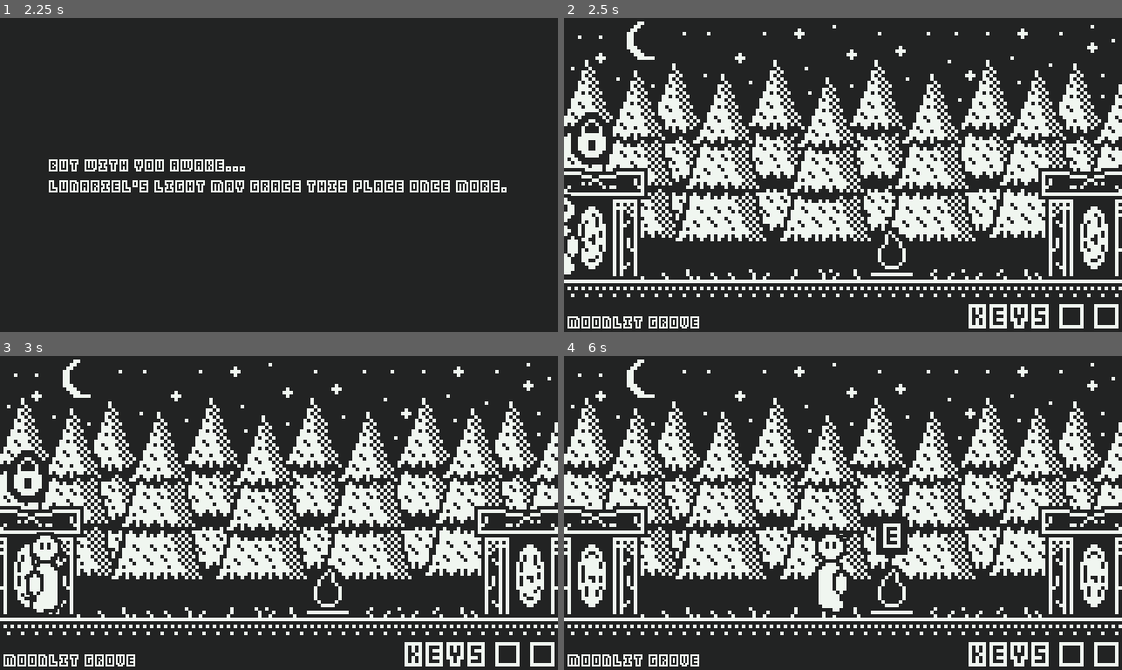
Above: before the commit, frames 1-4 (two rows, left to right).
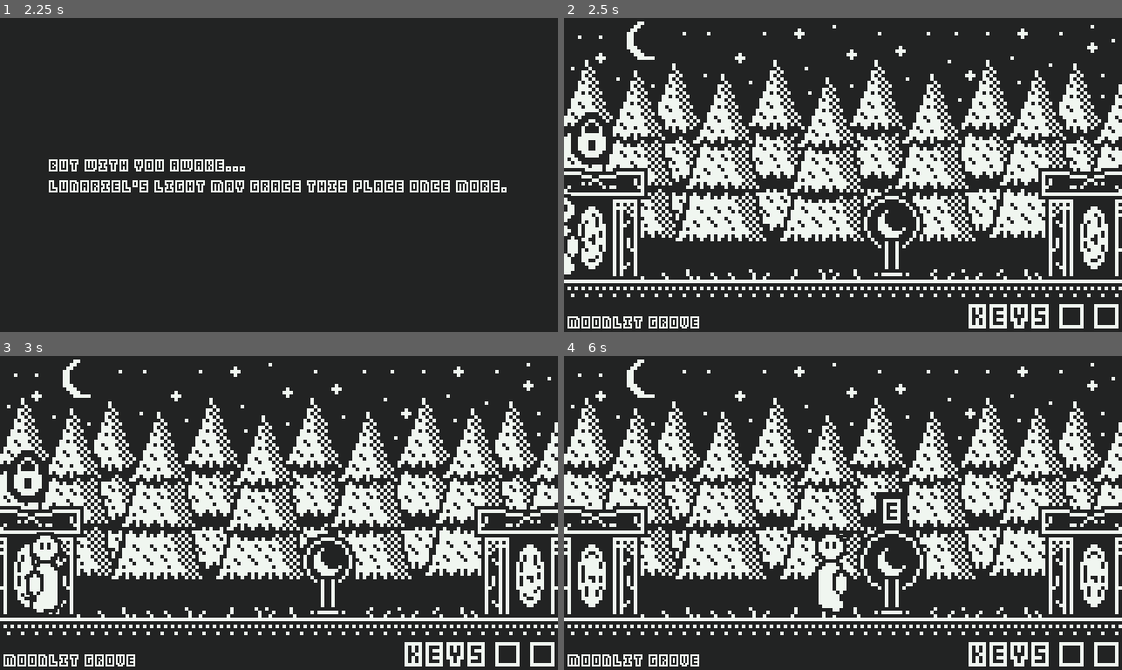
Above: after the commit, the same moments.

Repository: SolarLabyrinth/Lunariel
Game: Godot game, scene res://Scenes/MainMenu.tscn
Two runs of this game, one before a commit and one after it. Both use one fixed random seed, a clock stepped at 60 frames per second and the inputs below.
Inputs (mouse positions are in pixels of both pictures, inside the frame that each line leads up to):
- Up to frame 1 (2.25 s): click (279, 190) at 0.5 s; tap Enter (ui_accept) at 1.25, 1.52, 2 s; move the mouse to (401, 159) at 1.27 s; hold Right (ui_right) 1.28-2.03 s; tap E (sl_interact) at 1.35 s; move the mouse to (167, 190) at 2.02 s; hold Left (ui_left) from 2.03 s (still down); click (167, 190) at 2.1 s
- Up to frame 2 (2.5 s): keep holding Left (ui_left); tap Enter (ui_accept) at 2.27 s
- Up to frame 3 (3 s): move the mouse to (334, 443) at 2.77 s; release Left (ui_left) at 2.78 s; hold Right (ui_right) from 2.78 s (still down); tap E (sl_interact) at 2.85 s
- Up to frame 4 (6 s): move the mouse to (815, 575) at 3.52 s; click (815, 575) at 3.6 s; tap Enter (ui_accept) at 3.77, 4.52 s; move the mouse to (1010, 560) at 4.27 s; release Right (ui_right) at 4.28 s; hold Left (ui_left) 4.28-5 s; tap E (sl_interact) at 4.35 s; click "Start" at 5 s; move the mouse to (675, 465) at 5.77 s; hold Left (ui_left) from 5.78 s (still down); click (675, 465) at 5.85 s

Frame 1 is identical in both runs. In frame 2, 1.1% of the frame differs, in the area x 53-65%, y 55-83%; in frame 3, 1.0%; in frame 4, 1.5%, in the area x 52-65%, y 43-83%.

Commit message:
sexify

Diff:
--- a/Globals/SceneManager.tscn
+++ b/Globals/SceneManager.tscn
@@ -1,6 +1,13 @@
-[gd_scene load_steps=2 format=3 uid="uid://c200a0ugyvmj5"]
+[gd_scene load_steps=3 format=3 uid="uid://c200a0ugyvmj5"]
 
 [ext_resource type="Script" path="res://Globals/scene_manager.gd" id="1_u7drk"]
+[ext_resource type="AudioStream" uid="uid://cg5owknyn1q8" path="res://Assets/For Me.mp3" id="2_1ljkl"]
 
 [node name="SceneManager" type="Node2D"]
 script = ExtResource("1_u7drk")
+
+[node name="AudioStreamPlayer" type="AudioStreamPlayer" parent="."]
+stream = ExtResource("2_1ljkl")
+volume_db = -25.0
+autoplay = true
+parameters/looping = true
--- a/Resources/player_stats.gd
+++ b/Resources/player_stats.gd
@@ -4,7 +4,7 @@
 	get():
 		return 1 + (stamina_regen - 1) + (stamina_amount - 1) + (wpm_adjustment - 1)
 
-@export var xp := 0:
+@export var xp := 2:
 	set(value):
 		var newValue = clamp(value, 0, 999)
 		if newValue != xp:
@@ -40,15 +40,3 @@
 		if newValue != wpm_adjustment:
 			wpm_adjustment = value
 			changed.emit()
-
-@export var test_wpm := 70
-@export var test_xp_value := 1
-# @export_multiline var test_text := """test"""
-@export_multiline var test_text := """By ancient light and purest flame,
-From shadow's grasp, I reclaim.
-Spirits of earth, air, water, and fire,
-Cleanse this place, lift the dire.
-From roots to leaves, night shall flee,
-Restore this forest, blessed be.
-Darkness gone, light’s embrace,
-Peace and life, now take their place."""
--- a/Scenes/Levels/Level2.tscn
+++ b/Scenes/Levels/Level2.tscn
@@ -26,6 +26,8 @@
 [node name="Enemy" parent="." instance=ExtResource("3_pf2h0")]
 position = Vector2(276, 252)
 enemy_id = 1
+text = "By ancient light and purest flame,
+From shadow's grasp, I reclaim."
 
 [node name="Door3" parent="." instance=ExtResource("2_dpmdo")]
 position = Vector2(608, 236)
--- a/Scenes/Levels/Level3.tscn
+++ b/Scenes/Levels/Level3.tscn
@@ -21,6 +21,8 @@
 [node name="Enemy" parent="." instance=ExtResource("3_satr7")]
 position = Vector2(276, 252)
 enemy_id = 2
+text = "Spirits of earth, air, water, and fire,
+Cleanse this place, lift the dire."
 
 [node name="Grace" parent="." instance=ExtResource("4_rp4xi")]
 position = Vector2(447, 270)
--- a/Scenes/Levels/Level4.tscn
+++ b/Scenes/Levels/Level4.tscn
@@ -20,7 +20,12 @@
 
 [node name="Enemy" parent="." instance=ExtResource("3_4b0tf")]
 position = Vector2(350, 252)
+size = 1
 enemy_id = 3
+text = "By ancient light and purest flame,
+From shadow's grasp, I reclaim.
+Spirits of earth, air, water, and fire,
+Cleanse this place, lift the dire."
 
 [node name="Key" parent="." instance=ExtResource("5_rrmxv")]
 position = Vector2(584, 268)
--- a/Scenes/Levels/Level5.tscn
+++ b/Scenes/Levels/Level5.tscn
@@ -22,6 +22,8 @@
 position = Vector2(378, 252)
 facing = 1
 enemy_id = 4
+text = "From roots to leaves, night shall flee,
+Restore this forest, blessed be."
 
 [node name="Grace" parent="." instance=ExtResource("4_nvnbx")]
 position = Vector2(204, 270)
--- a/Scenes/Levels/Level6.tscn
+++ b/Scenes/Levels/Level6.tscn
@@ -17,6 +17,10 @@
 size = 1
 facing = 1
 enemy_id = 5
+text = "From roots to leaves, night shall flee,
+Restore this forest, blessed be.
+Darkness gone, light’s embrace,
+Peace and life, now take their place."
 
 [node name="Door2" parent="." instance=ExtResource("3_exe67")]
 position = Vector2(608, 236)
--- a/Scenes/Levels/Level7.tscn
+++ b/Scenes/Levels/Level7.tscn
@@ -21,6 +21,8 @@
 [node name="Enemy" parent="." instance=ExtResource("3_b7q7x")]
 position = Vector2(278, 252)
 enemy_id = 6
+text = "Darkness gone, light’s embrace,
+Peace and life, now take their place."
 
 [node name="Grace" parent="." instance=ExtResource("4_0q1b7")]
 position = Vector2(447, 270)
--- a/Scenes/Levels/Level8.tscn
+++ b/Scenes/Levels/Level8.tscn
@@ -21,6 +21,14 @@
 position = Vector2(350, 252)
 size = 1
 enemy_id = 7
+text = "By ancient light and purest flame,
+From shadow's grasp, I reclaim.
+Spirits of earth, air, water, and fire,
+Cleanse this place, lift the dire.
+From roots to leaves, night shall flee,
+Restore this forest, blessed be.
+Darkness gone, light’s embrace,
+Peace and life, now take their place."
 
 [node name="Player" parent="." instance=ExtResource("4_gx8dn")]
 position = Vector2(122, 252)
--- a/Things/Grace.tscn
+++ b/Things/Grace.tscn
@@ -1,7 +1,8 @@
-[gd_scene load_steps=9 format=3 uid="uid://c31pd0pwwwyci"]
+[gd_scene load_steps=15 format=3 uid="uid://c31pd0pwwwyci"]
 
 [ext_resource type="Texture2D" uid="uid://6x75b45f4vsp" path="res://Assets/main-spritesheet.png" id="1_hphua"]
 [ext_resource type="Script" path="res://Things/grace.gd" id="1_j3yya"]
+[ext_resource type="Texture2D" uid="uid://gne2yc5pkje7" path="res://Assets/grace.png" id="3_lcu30"]
 
 [sub_resource type="CapsuleShape2D" id="CapsuleShape2D_iqggd"]
 radius = 38.71
@@ -53,6 +54,42 @@
 "flip": SubResource("Animation_2iwmi")
 }
 
+[sub_resource type="AtlasTexture" id="AtlasTexture_muthh"]
+atlas = ExtResource("3_lcu30")
+region = Rect2(0, 0, 32, 32)
+
+[sub_resource type="AtlasTexture" id="AtlasTexture_pohtk"]
+atlas = ExtResource("3_lcu30")
+region = Rect2(32, 0, 32, 32)
+
+[sub_resource type="AtlasTexture" id="AtlasTexture_2mvon"]
+atlas = ExtResource("3_lcu30")
+region = Rect2(64, 0, 32, 32)
+
+[sub_resource type="AtlasTexture" id="AtlasTexture_t8e64"]
+atlas = ExtResource("3_lcu30")
+region = Rect2(96, 0, 32, 32)
+
+[sub_resource type="SpriteFrames" id="SpriteFrames_yudk0"]
+animations = [{
+"frames": [{
+"duration": 1.0,
+"texture": SubResource("AtlasTexture_muthh")
+}, {
+"duration": 1.0,
+"texture": SubResource("AtlasTexture_pohtk")
+}, {
+"duration": 1.0,
+"texture": SubResource("AtlasTexture_2mvon")
+}, {
+"duration": 1.0,
+"texture": SubResource("AtlasTexture_t8e64")
+}],
+"loop": true,
+"name": &"default",
+"speed": 7.0
+}]
+
 [node name="Grace" type="Node2D"]
 script = ExtResource("1_j3yya")
 
@@ -62,13 +99,14 @@
 shape = SubResource("CapsuleShape2D_iqggd")
 
 [node name="Sprite2D" type="Sprite2D" parent="."]
+visible = false
 scale = Vector2(4, 4)
 texture = SubResource("AtlasTexture_e0ham")
 
 [node name="InteractionLabel" type="Sprite2D" parent="."]
 unique_name_in_owner = true
 visible = false
-position = Vector2(0, -64)
+position = Vector2(0, -92)
 scale = Vector2(4, 4)
 texture = SubResource("AtlasTexture_fov2s")
 
@@ -78,5 +116,12 @@
 }
 autoplay = "flip"
 
+[node name="AnimatedSprite2D" type="AnimatedSprite2D" parent="."]
+position = Vector2(0, -34)
+scale = Vector2(4, 4)
+sprite_frames = SubResource("SpriteFrames_yudk0")
+autoplay = "default"
+frame_progress = 0.0912734
+
 [connection signal="area_entered" from="Area2D" to="." method="_on_area_2d_area_entered"]
 [connection signal="area_exited" from="Area2D" to="." method="_on_area_2d_area_exited"]
Not shown, added: Assets/For Me.mp3.import
Binary file added: Assets/grace.aseprite
Binary file added: Assets/grace.png
Not shown, added: Assets/grace.png.import
Binary file added: Assets/itch-page-title.aseprite
Binary file added: Assets/itch-page-title.png
Not shown, added: Assets/itch-page-title.png.import
Binary file changed: Assets/main-spritesheet.aseprite
Not shown, added: Assets/For Me.mp3
